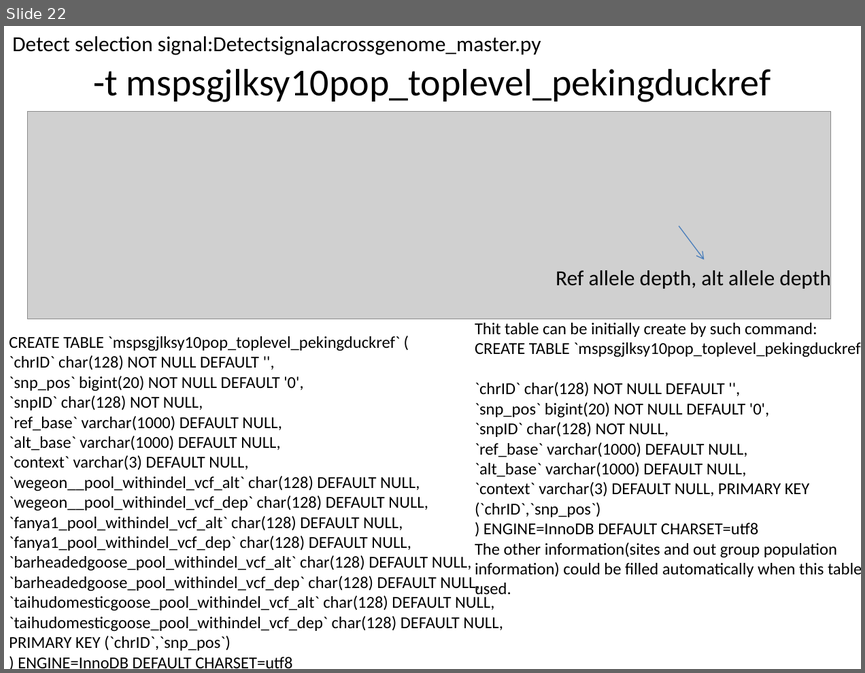
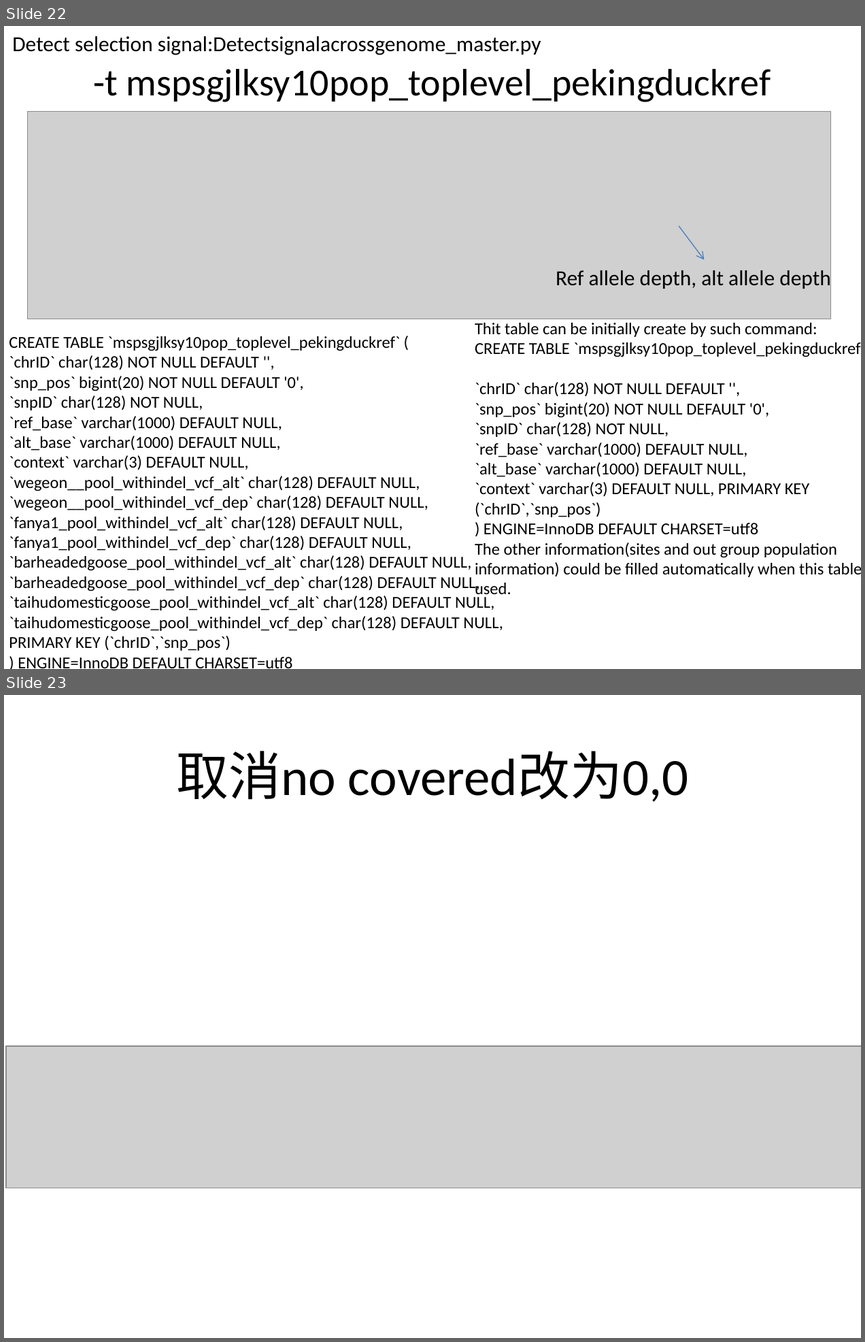
Before and after one commit to vitogump/life, a slide deck: lifeWebBasedSystemUserGuide.pptx. Shown one above the other, each under a label of ours: slide 22 before the commit, slides 22 and 23 after it. The pictures are 865x673 and 865x1342 pixels, drawn with LibreOffice and Linux fonts; fonts in the diff are those of the drawing; grey boxes stand for pictures. Boxes give left, top, right and bottom in pixels: in the first picture for what was removed or moved away, otherwise in the second. Text is boxed around its words. In the diff, an @@ line names an element or a change of style, - is before the commit and + after.

```diff
--- a/lifeWebBasedSystemUserGuide.pptx
+++ b/lifeWebBasedSystemUserGuide.pptx
@@ slide 23 added at box(4, 695, 861, 1338), background #FFFFFF @@
@@ title added at box(176, 751, 689, 802), 44 pt, text #000000 @@
+取消no covered改为0,0
@@ picture added at box(6, 1045, 861, 1187) @@
```
Also in this commit, not shown: 8 other files.
